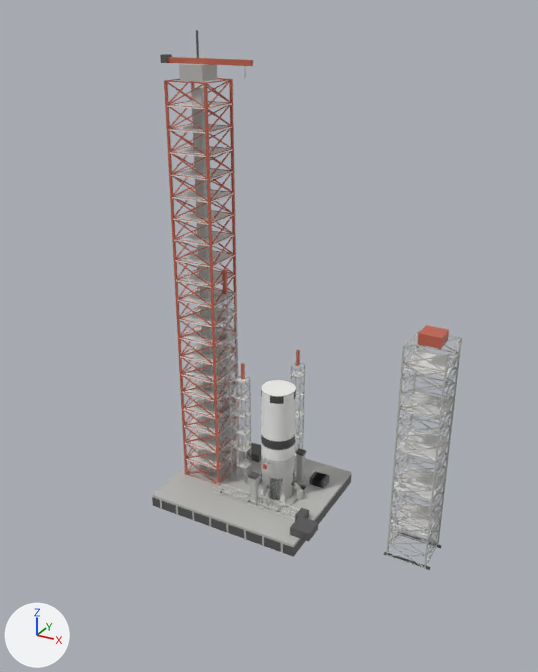
The Blender file Tools/blender/parts.blend: old version first, new version second.
Rendered twice from a camera (50 mm lens) standing at (90.6, -170.5, 143.0) and looking at (0.4, -6.4, 61.0). Every picture has the same lights, and +X, +Y and +Z are marked at lower left. The first picture is the older version.

Before the edit, the objects in view are built like this:
```python
me_pad_r7 = bpy.data.meshes.new('Pad_R7')
me_pad_r7.from_pydata(...)  # 46 vertices, 35 faces; spans x -19.0..19.0, y -17.0..17.0, z -0.3..8.6
# faces by material slot: [6, 17, 6, 6]
me_pad_r7.materials.append(mat_pad_r7_steel)  # grey #bcbcb8
me_pad_r7.materials.append(mat_pad_r7_dark)  # dark grey #595959
me_pad_r7.materials.append(mat_pad_r7_red)  # red #c46550
me_pad_r7.materials.append(mat_pad_r7_white)  # white #e7e7e5
me_pad_titan = bpy.data.meshes.new('Pad_Titan')
me_pad_titan.from_pydata(...)  # 1950 vertices, 1101 faces; spans x -17.0..14.2, y -11.0..14.2, z 0.0..49.0
# faces by material slot: [584, 65, 6, 446]
me_pad_titan.materials.append(mat_pad_titan_steel)  # grey #bcbcb8
me_pad_titan.materials.append(mat_pad_titan_dark)  # dark grey #595959
me_pad_titan.materials.append(mat_pad_titan_red)  # red #c46550
me_pad_titan.materials.append(mat_pad_titan_white)  # white #e7e7e5
me_saturn_sic = bpy.data.meshes.new('Saturn_SIC')
me_saturn_sic.from_pydata(...)  # 6044 vertices, 6408 faces; spans x -6.0..6.0, y -6.0..6.0, z 0.0..42.0
# faces by material slot: [664, 320, 2024, 3400]
me_saturn_sic.materials.append(mat_saturn_sic_hull)  # white #f3f3f1
me_saturn_sic.materials.append(mat_saturn_sic_black)  # dark grey #4b4b4b
me_saturn_sic.materials.append(mat_saturn_sic_metal)  # light grey #c4c4c0
me_saturn_sic.materials.append(mat_saturn_sic_nozzle)  # grey #7c7673
ob_pad_r7 = bpy.data.objects.new('Pad_R7', me_pad_r7)
ob_pad_r7.location = (0.0, 0.0, 0.0)
ob_pad_titan = bpy.data.objects.new('Pad_Titan', me_pad_titan)
ob_pad_titan.location = (0.0, 0.0, 0.0)
ob_saturn_sic = bpy.data.objects.new('Saturn_SIC', me_saturn_sic)
ob_saturn_sic.location = (0.0, 0.0, 0.0)
# also in view: 'Pad_Saturn_ML' at (-8.5, 0.0, 8.0); 'Pad_Saturn_LUT' at (-21.5, 0.0, 71.9); 'Pad_Atlas' at (-1.4, 4.1, 23.5); 'Pad_Proton' at (15.4, 0.0, 37.5)
```
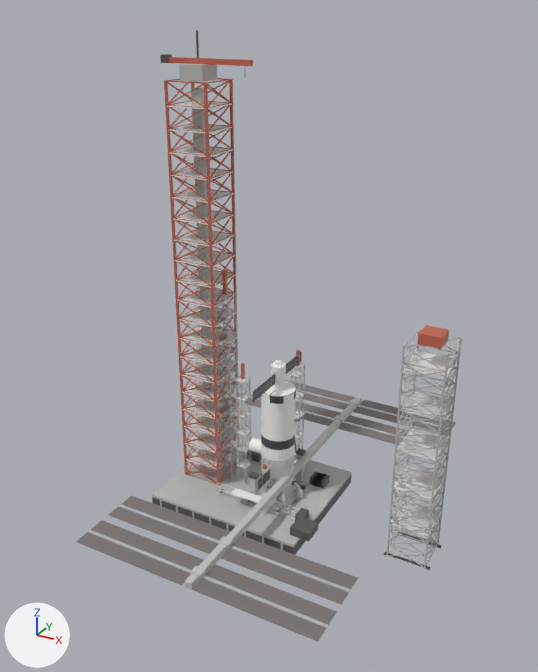
Pixel boxes [x1, y1, x2, y2] of what changed, in the pictures (538 x 672 px):
'ISS_2020', added
    after: [76, 351, 456, 642]
    faces in mat_iss_2020_nozzle (grey #7c7673): [76, 380, 456, 642]
    faces in mat_iss_2020_metal (light grey #c4c4c0): [89, 360, 442, 627]
    faces in mat_iss_2020_hull (white #f3f3f1): [231, 360, 297, 516]
    faces in mat_iss_2020_black (dark grey #4b4b4b): [253, 351, 302, 402]
'ISS_2000', added (mostly hidden)
    after: [258, 380, 300, 490]
    faces in mat_iss_2000_black (dark grey #4b4b4b): [258, 380, 296, 490]

The change in detail:
Material 'ISS_2020_Metal' (mat_iss_2020_metal) is new.
Its base color is (0.55, 0.55, 0.53) (light grey #c4c4c0).
Material 'ISS_2020_Hull' (mat_iss_2020_hull) is new.
Its base color is (0.9, 0.9, 0.88) (white #f3f3f1).
Material 'ISS_2020_Nozzle' (mat_iss_2020_nozzle) is new.
Its base color is (0.2, 0.18, 0.17) (grey #7c7673).
Material 'ISS_2020_Black' (mat_iss_2020_black) is new.
Its base color is (0.07, 0.07, 0.07) (dark grey #4b4b4b).
Material 'ISS_2000_Black' (mat_iss_2000_black) is new.
Its base color is (0.07, 0.07, 0.07) (dark grey #4b4b4b).
Material 'ISS_2000_Nozzle' (mat_iss_2000_nozzle) is new.
Its base color is (0.2, 0.18, 0.17) (grey #7c7673).
Material 'ISS_2000_Hull' (mat_iss_2000_hull) is new.
Its base color is (0.9, 0.9, 0.88) (white #f3f3f1).
Material 'ISS_2000_Metal' (mat_iss_2000_metal) is new.
Its base color is (0.55, 0.55, 0.53) (light grey #c4c4c0).
Mesh me_iss_2020 is new.
It has 2635 vertices, 2722 faces and spans x -31.3..39.7, y -55.2..55.2, z 0.0..51.0.
Faces by material slot: [2042, 72, 512, 96].
It uses material mat_iss_2020_hull (white #f3f3f1).
It uses material mat_iss_2020_black (dark grey #4b4b4b).
It uses material mat_iss_2020_metal (light grey #c4c4c0).
It uses material mat_iss_2020_nozzle (grey #7c7673).
Mesh me_iss_2000 is new.
It has 2656 vertices, 2676 faces and spans x -2.1..7.2, y -14.9..14.9, z 0.0..42.8.
Faces by material slot: [1792, 168, 688, 28].
It uses material mat_iss_2000_hull (white #f3f3f1).
It uses material mat_iss_2000_black (dark grey #4b4b4b).
It uses material mat_iss_2000_metal (light grey #c4c4c0).
It uses material mat_iss_2000_nozzle (grey #7c7673).
Object 'ISS_2020' (ob_iss_2020) is new; it shows me_iss_2020.
Its location is (0.0, 0.0, 0.0).
Object 'ISS_2000' (ob_iss_2000) is new; it shows me_iss_2000.
Its location is (0.0, 0.0, 0.0).
